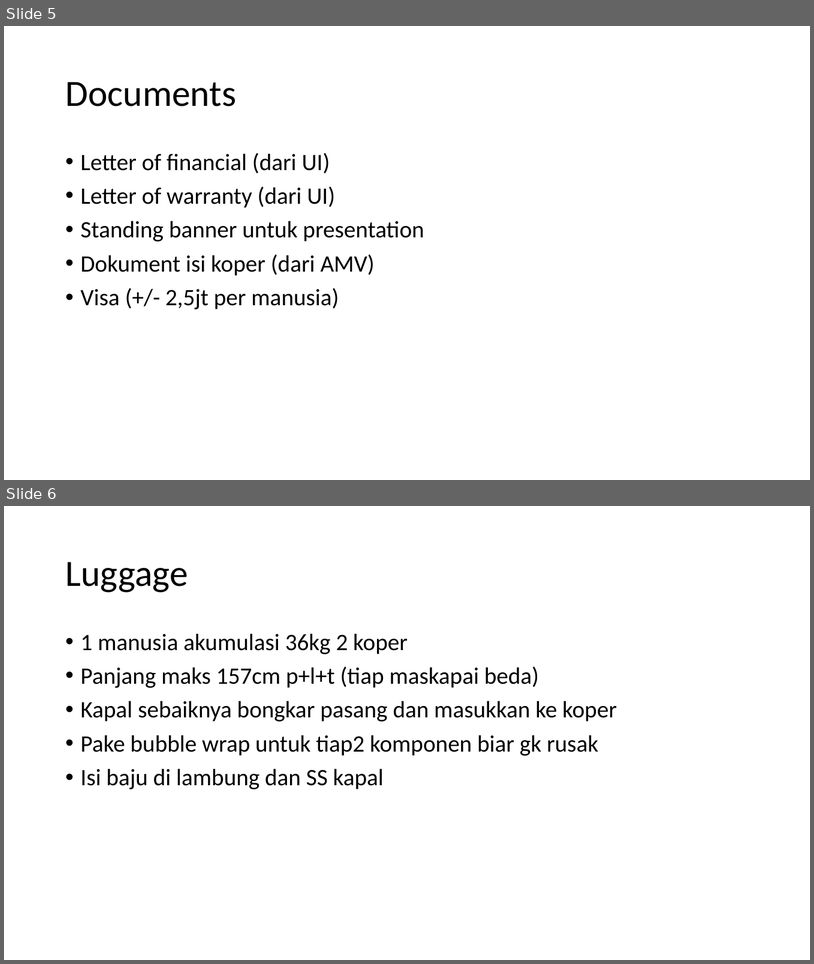
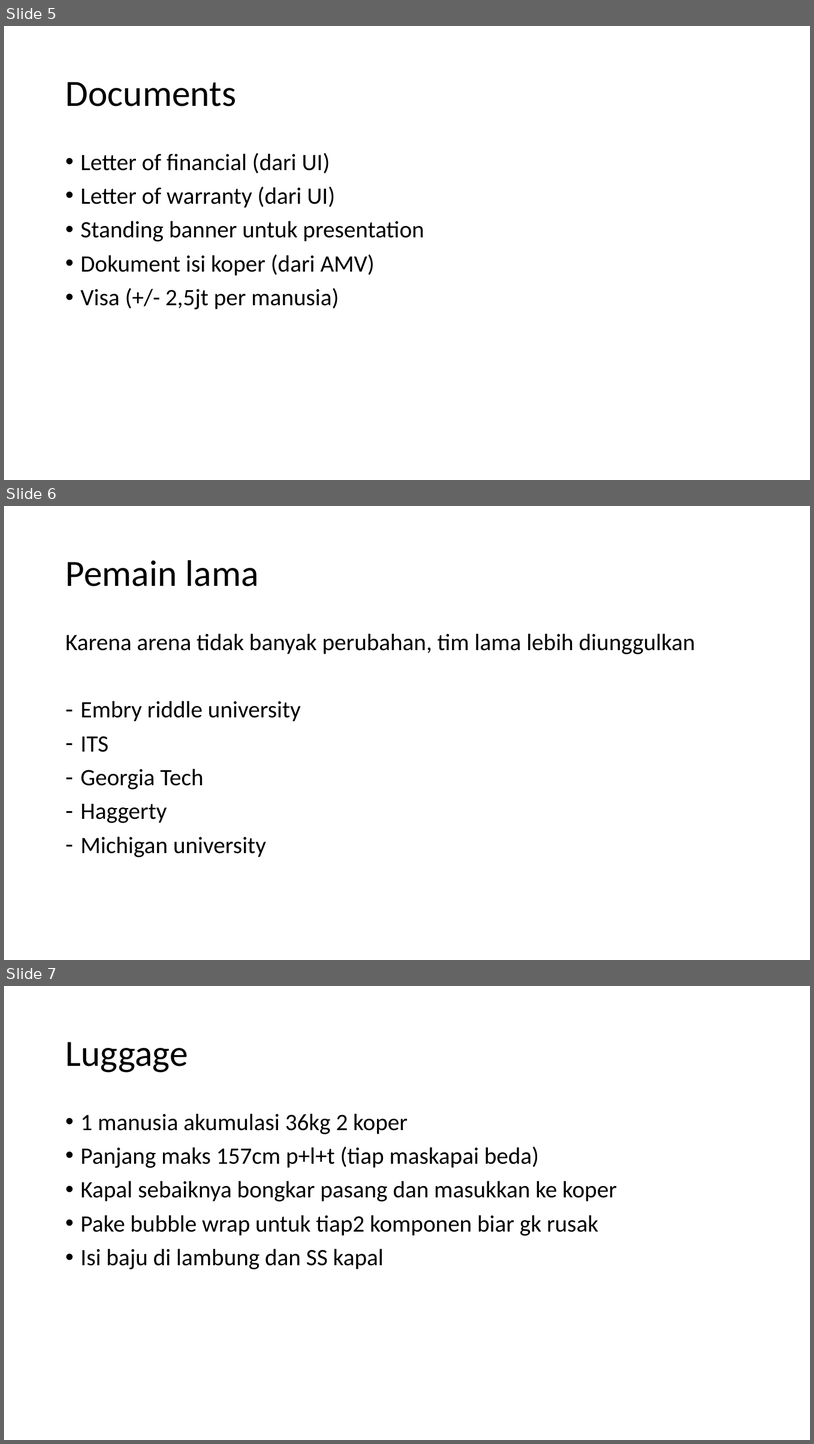
Before and after one commit to lp02781/note, a slide deck: Roboboat.pptx. Shown one above the other, each under a label of ours: slides 5 and 6 before the commit, slides 5, 6 and 7 after it. The pictures are 814x964 and 814x1444 pixels, drawn with LibreOffice and Linux fonts; fonts in the diff are those of the drawing. Boxes give left, top, right and bottom in pixels: in the first picture for what was removed or moved away, otherwise in the second. Text is boxed around its words. In the diff, an @@ line names an element or a change of style, - is before the commit and + after.

```diff
--- a/Roboboat.pptx
+++ b/Roboboat.pptx
@@ slide 6 added at (4,506,810,960), background #FFFFFF @@
@@ title added at (65,560,259,586), 44 pt, text #000000 @@
+Pemain lama
@@ text added at (65,633,696,857), 28 pt, text #000000 @@
+Karena arena tidak banyak perubahan, tim lama lebih diunggulkan
+– Embry riddle university
+– ITS
+– Georgia Tech
+– Haggerty
+– Michigan university
@@ what was slide 6 is now slide 7 @@
```
Also in this commit, not shown: 1 slide changed.
